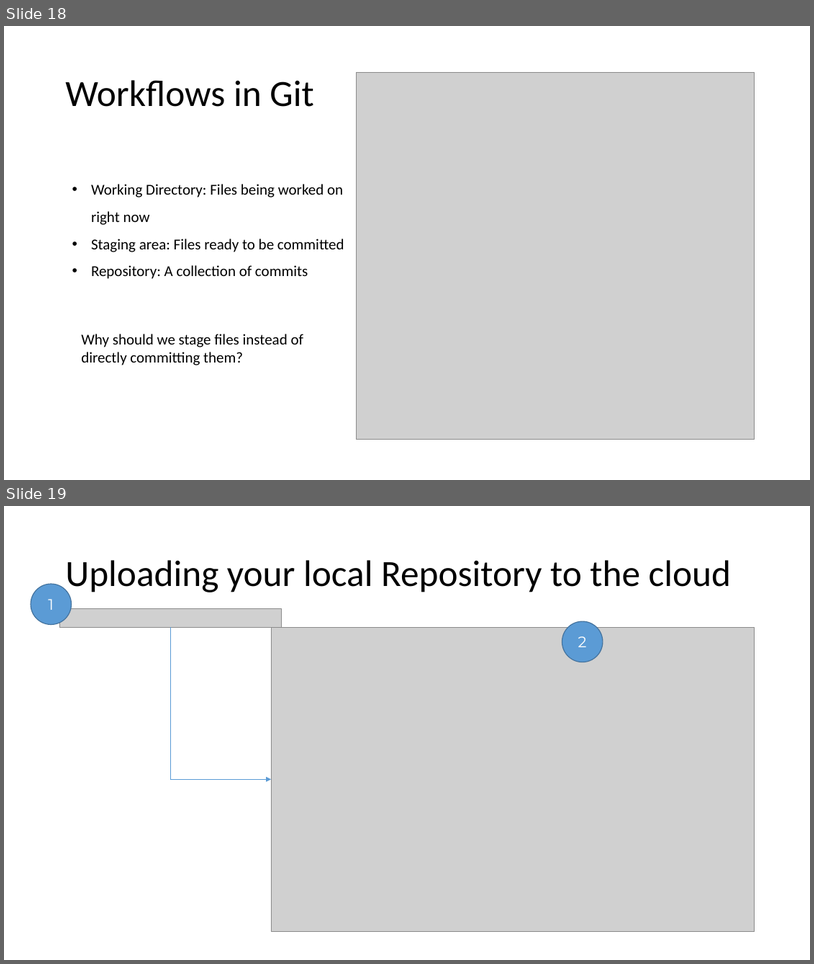
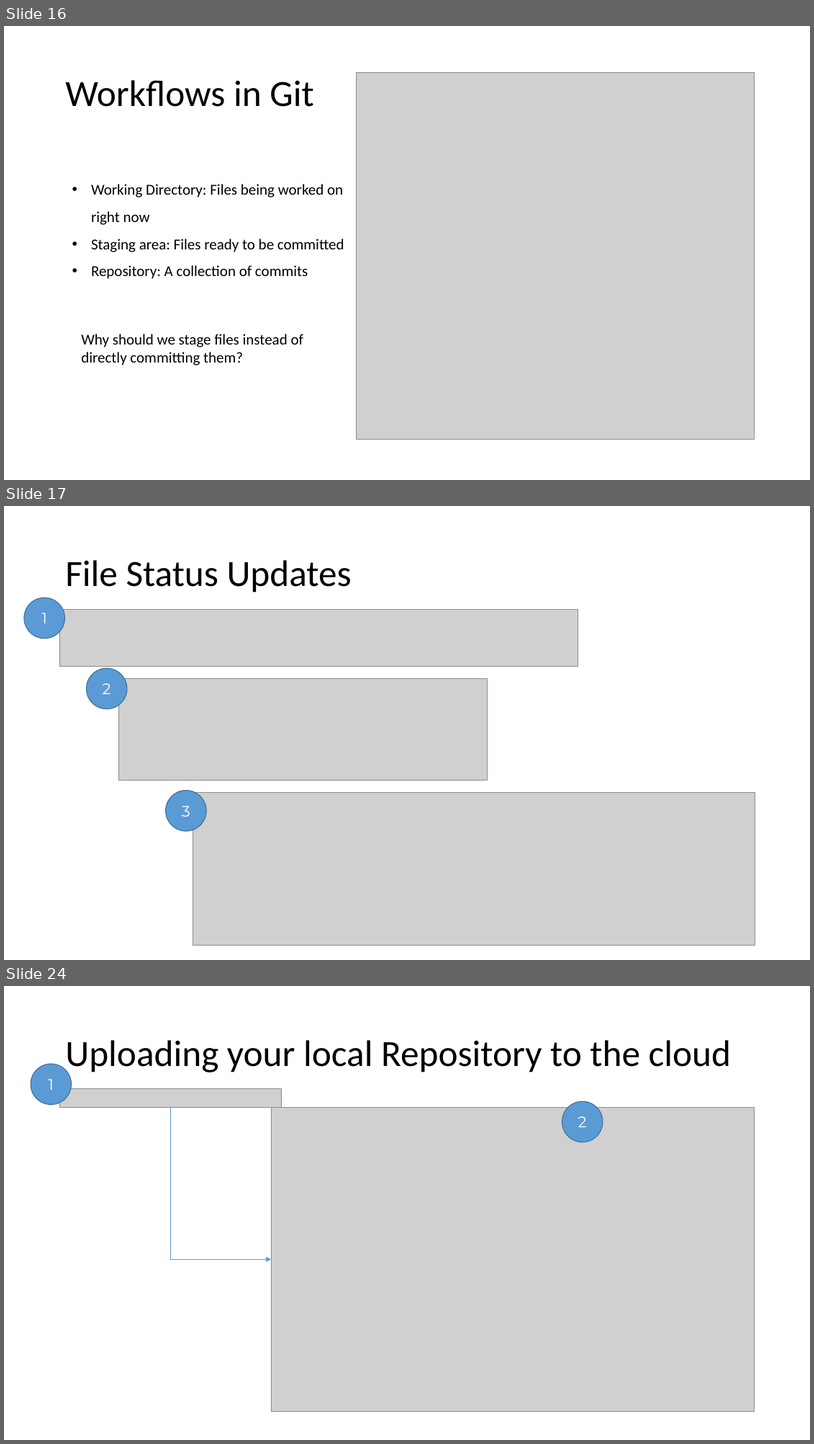
Before and after one commit to shabbir-hussain/ecse321tutorials, a slide deck: 01-githubTutorial1.pptx. Shown one above the other, each under a label of ours: slides 18 and 19 before the commit, slides 16, 17 and 24 after it; the slides between them are not shown. The pictures are 814x964 and 814x1444 pixels, drawn with LibreOffice and Linux fonts; fonts in the diff are those of the drawing; grey boxes stand for pictures. Boxes give left, top, right and bottom in pixels: in the first picture for what was removed or moved away, otherwise in the second. Text is boxed around its words. In the diff, an @@ line names an element or a change of style, - is before the commit and + after.

```diff
--- a/01-githubTutorial1.pptx
+++ b/01-githubTutorial1.pptx
@@ slide 17 added at <box>4,506,810,960</box>, background #FFFFFF @@
@@ title added at <box>65,560,352,592</box>, 44 pt, text #000000 @@
+File Status Updates
@@ ellipse added at <box>24,597,64,638</box>, fill #5B9BD5, outline #43739E 1 pt, 18 pt, text #FFFFFF @@
+1
@@ picture added at <box>59,610,579,667</box> @@
@@ ellipse added at <box>86,668,127,708</box>, fill #5B9BD5, outline #43739E 1 pt, 18 pt, text #FFFFFF @@
+2
@@ picture added at <box>118,678,487,780</box> @@
@@ ellipse added at <box>165,790,206,831</box>, fill #5B9BD5, outline #43739E 1 pt, 18 pt, text #FFFFFF @@
+3
@@ picture added at <box>193,792,756,945</box> @@
@@ what was slide 18 is now slide 16 @@
@@ what was slide 19 is now slide 24 @@
```
Also in this commit, not shown: 3 slides changed, 6 other slides added, 2 slides removed, 1 other file.
